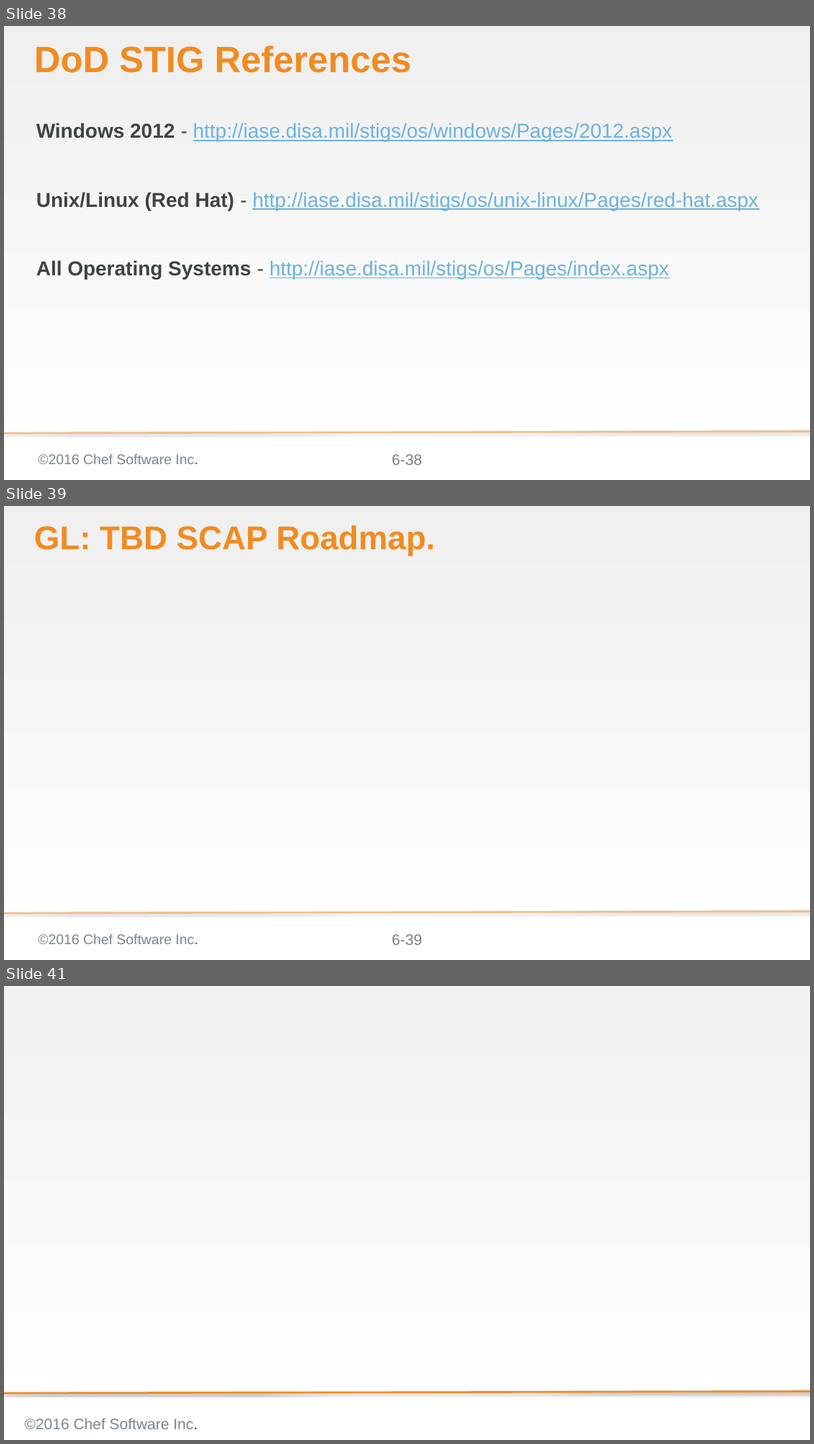
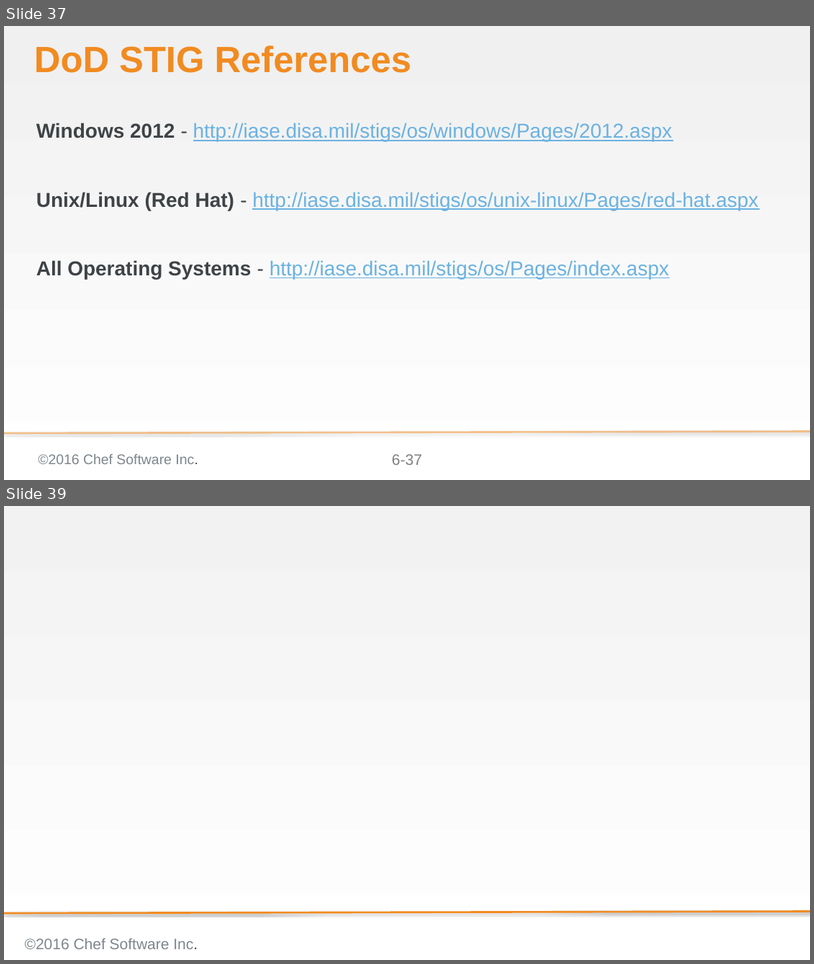
Before and after one commit to bchamby/chef-compliance-installation-configuration-operation, a slide deck: 06-compliance-frameworks-inspec.pptx. Shown one above the other, each under a label of ours: slides 38, 39 and 41 before the commit, slides 37 and 39 after it; the slides between them are not shown. The pictures are 814x1444 and 814x964 pixels, drawn with LibreOffice and Linux fonts; fonts in the diff are those of the drawing; background and template pictures are left out. Boxes give left, top, right and bottom in pixels: in the first picture for what was removed or moved away, otherwise in the second. Text is boxed around its words. In the diff, an @@ line names an element or a change of style, - is before the commit and + after.

```diff
--- a/06-compliance-frameworks-inspec.pptx
+++ b/06-compliance-frameworks-inspec.pptx
@@ slide 39 removed at box(4, 506, 810, 960), background gradient #F0F0F0 to #FFFFFF; not listed: 3 template elements that a slide beside it also shows @@
@@ title removed at box(34, 525, 435, 556) @@
-GL: TBD SCAP Roadmap.
@@ what was slide 38 is now slide 37 @@
@@ page number at box(392, 454, 422, 464): text changed @@
-6-38
+6-37
@@ what was slide 41 is now slide 39 @@
```
Also in this commit, not shown: 1 slide added, 2 other slides removed.
